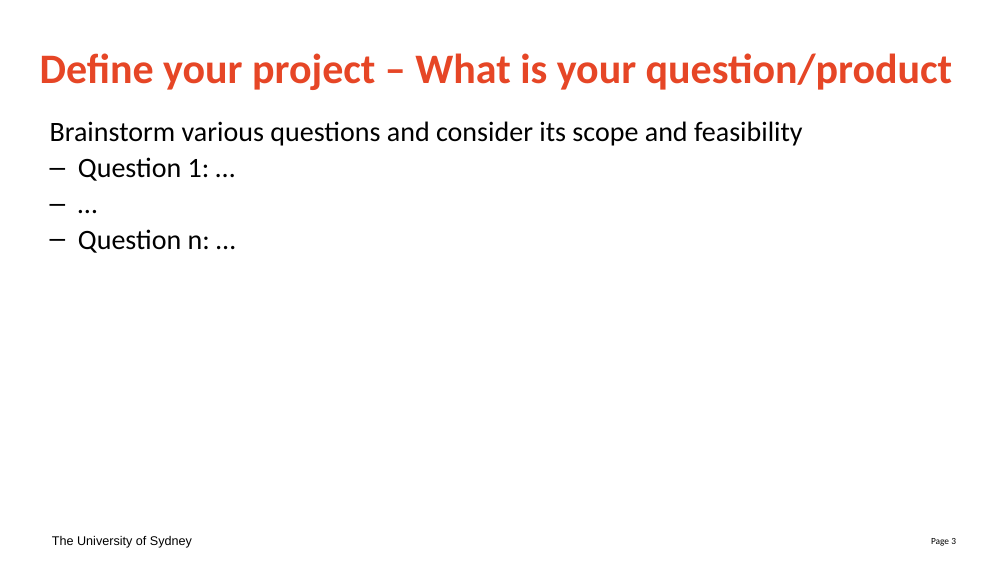
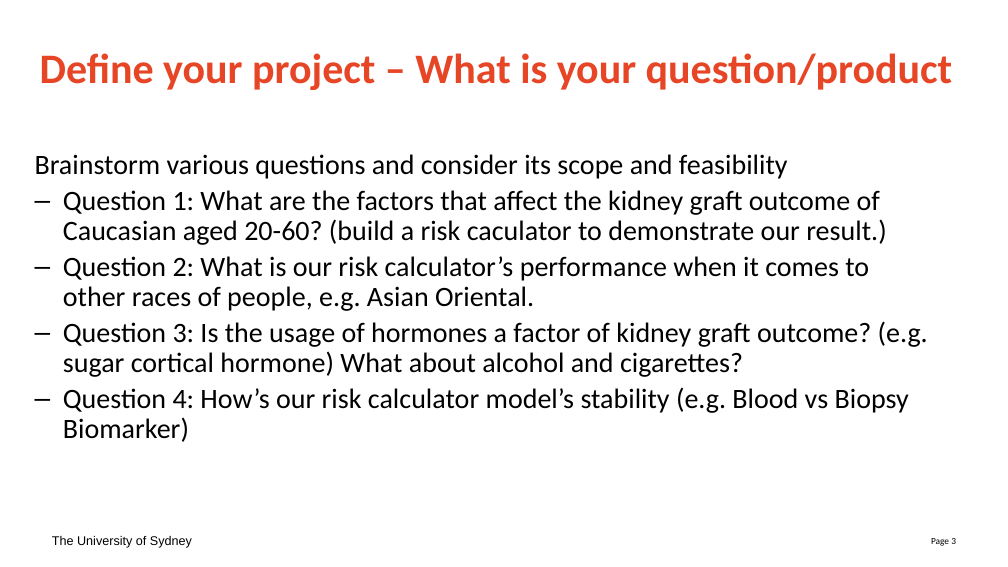
Before and after one commit to zephyralistair/Data3888-KidneyA1, a slide deck: slide 3 of Weekly Updates/Meeting minutes and Action slides template-1.pptx. Drawn at 1008x567 pixels with LibreOffice and Linux fonts; fonts in the diff are those of the drawing. Boxes give left, top, right and bottom in pixels: in the first picture for what was removed or moved away, otherwise in the second. Text is boxed around its words. In the diff, an @@ line names an element or a change of style, - is before the commit and + after.

```diff
--- a/Weekly Updates/Meeting minutes and Action slides template-1.pptx
+++ b/Weekly Updates/Meeting minutes and Action slides template-1.pptx
@@ text "Brainstorm various questions and consider ...": place and size @@
-text "Brainstorm various questions and consider ..." at [50,121,803,253]
+text "Brainstorm various questions and consider ..." at [35,154,928,442]
@@ text at [63,190,928,442]: text changed @@
-– Question 1: …
-– …
-– Question n: …
+– Question 1: What are the factors that affect the kidney graft outcome of Caucasian aged 20-60? (build a risk caculator to demonstrate our result.)
+– Question 2: What is our risk calculator’s performance when it comes to other races of people, e.g. Asian Oriental.
+– Question 3: Is the usage of hormones a factor of kidney graft outcome? (e.g. sugar cortical hormone) What about alcohol and cigarettes?
+– Question 4: How’s our risk calculator model’s stability (e.g. Blood vs Biopsy Biomarker)
```
Also in this commit, not shown: 4 other slides changed.
